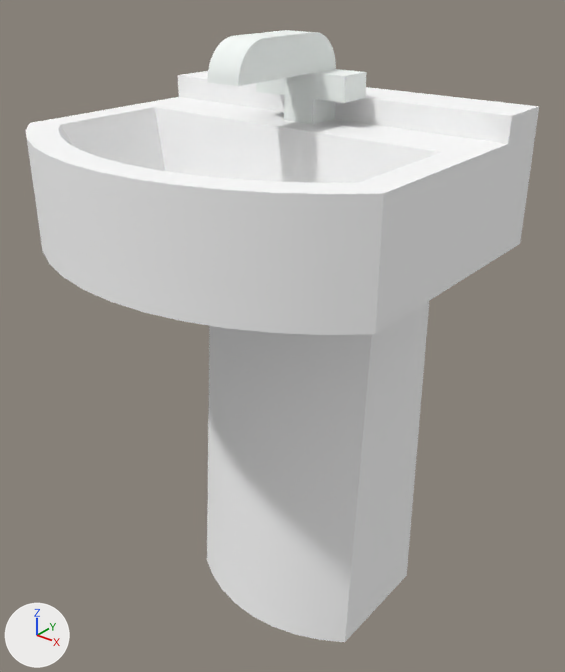
The glTF model assets/props/furniture/bathroomSink.glb: old version first, new version second.
Rendered twice from a 50 mm lens placed at (0.571, -0.312, 0.213), pointed at (0.182, 0.174, -0.088). The axes (+X, +Y, +Z) are drawn at lower left. The lights are the same throughout. The first picture is the older version. Vertices at exactly the same position are counted once.

Objects in the first picture: 'bathroomSink(Clone)'.
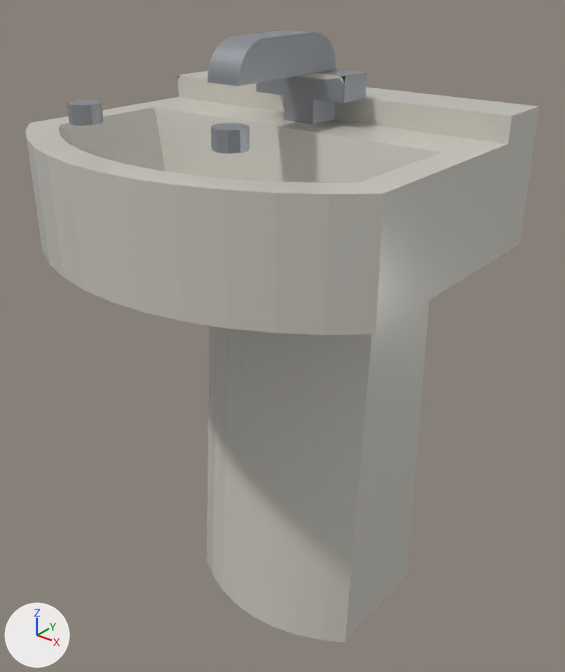
Changed parts and their boxes (x1, y1, x2, y2) in the pictures (565 x 672 px):
```json
{"part": 1, "of": "me_mesh_bathroomsink", "change": "added", "after": [67, 100, 103, 126]}
{"part": 2, "of": "me_mesh_bathroomsink", "change": "added", "after": [211, 123, 249, 154]}
{"part": 3, "of": "me_mesh_bathroomsink", "change": "reshaped", "before": [178, 73, 345, 112], "after": [178, 73, 345, 112]}
{"part": 4, "of": "me_mesh_bathroomsink", "change": "recoloured", "before": [26, 71, 539, 642], "after": [26, 71, 539, 642], "on screen": "white to light grey"}
{"part": 5, "of": "me_mesh_bathroomsink", "change": "recoloured", "before": [208, 30, 367, 124], "after": [208, 30, 367, 124], "on screen": "white to grey"}
```

Edits to the scene script, one JSON object a line:
```json
{"op": "add", "block": "mat_steel_006", "code": ["mat_steel_006 = principled_material('steel.006')", "mat_steel_006.base_color = (0.32, 0.34, 0.37)  # grey #999ea4", "mat_steel_006.metallic = 0.5", "mat_steel_006.roughness = 0.4"]}
{"op": "add", "block": "mat_porcelain_006", "code": ["mat_porcelain_006 = principled_material('porcelain.006')", "mat_porcelain_006.base_color = (0.62, 0.6, 0.54)  # light grey #cecbc2", "mat_porcelain_006.roughness = 0.18"]}
{"block": "me_mesh_bathroomsink", "where": "# used by ob_bathroomsink_clone; location = (0.0, 0.0, 0.0)"}
{"op": "remove", "block": "me_mesh_bathroomsink", "code": "me_mesh_bathroomsink.from_pydata(...)  # 156 vertices, 316 faces; spans x 0.0..0.34, y 0.0..0.29, z -0.4..0.16"}
{"op": "remove", "block": "me_mesh_bathroomsink", "code": "me_mesh_bathroomsink.materials.append(mat_carpetwhite)  # white #fcffff"}
{"op": "add", "block": "me_mesh_bathroomsink", "code": "me_mesh_bathroomsink.from_pydata(...)  # 220 vertices, 416 faces; spans x 0.0..0.34, y 0.0..0.29, z -0.4..0.16"}
{"block": "me_mesh_bathroomsink", "change": "me_mesh_bathroomsink part 1: a new loose piece, a 10-sided cylinder along z spanning x 0.089..0.111, y 0.038..0.062, z 0.105..0.119, in mat_steel_006 (grey #999ea4)"}
{"block": "me_mesh_bathroomsink", "change": "me_mesh_bathroomsink part 2: a new loose piece, a 10-sided cylinder along z spanning x 0.229..0.251, y 0.038..0.062, z 0.105..0.119, in mat_steel_006 (grey #999ea4)"}
{"block": "me_mesh_bathroomsink", "change": "me_mesh_bathroomsink part 3"}
{"block": "me_mesh_bathroomsink", "change": "12 faces are deleted"}
{"block": "me_mesh_bathroomsink", "change": "24 vertices are added at x 0.0..0.215, y 0.21..0.24, z 0.104..0.13"}
{"block": "me_mesh_bathroomsink", "change": "26 new faces join them, mat_porcelain_006 (light grey #cecbc2)"}
{"block": "me_mesh_bathroomsink", "change": "14 new faces join them, mat_steel_006 (grey #999ea4)"}
{"block": "me_mesh_bathroomsink", "change": "me_mesh_bathroomsink part 4: 179 faces spanning x 0.0..0.34, y 0.0..0.29, z -0.4..0.11 switch from mat_defaultmat (white #ffffff) to mat_porcelain_006 (light grey #cecbc2)"}
{"block": "me_mesh_bathroomsink", "change": "me_mesh_bathroomsink part 5: 123 faces spanning x 0.125..0.215, y 0.12..0.24, z 0.09..0.16 switch from mat_metallight (white #f8fdfa) to mat_steel_006 (grey #999ea4)"}
```
